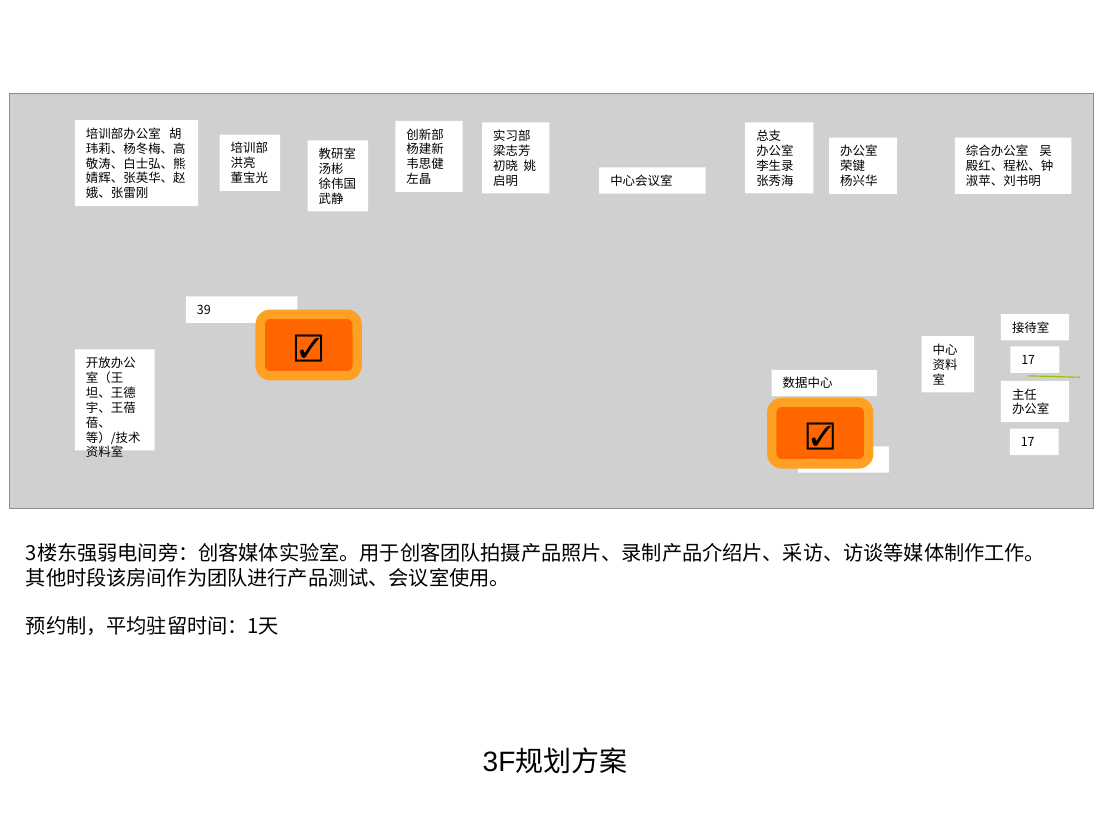
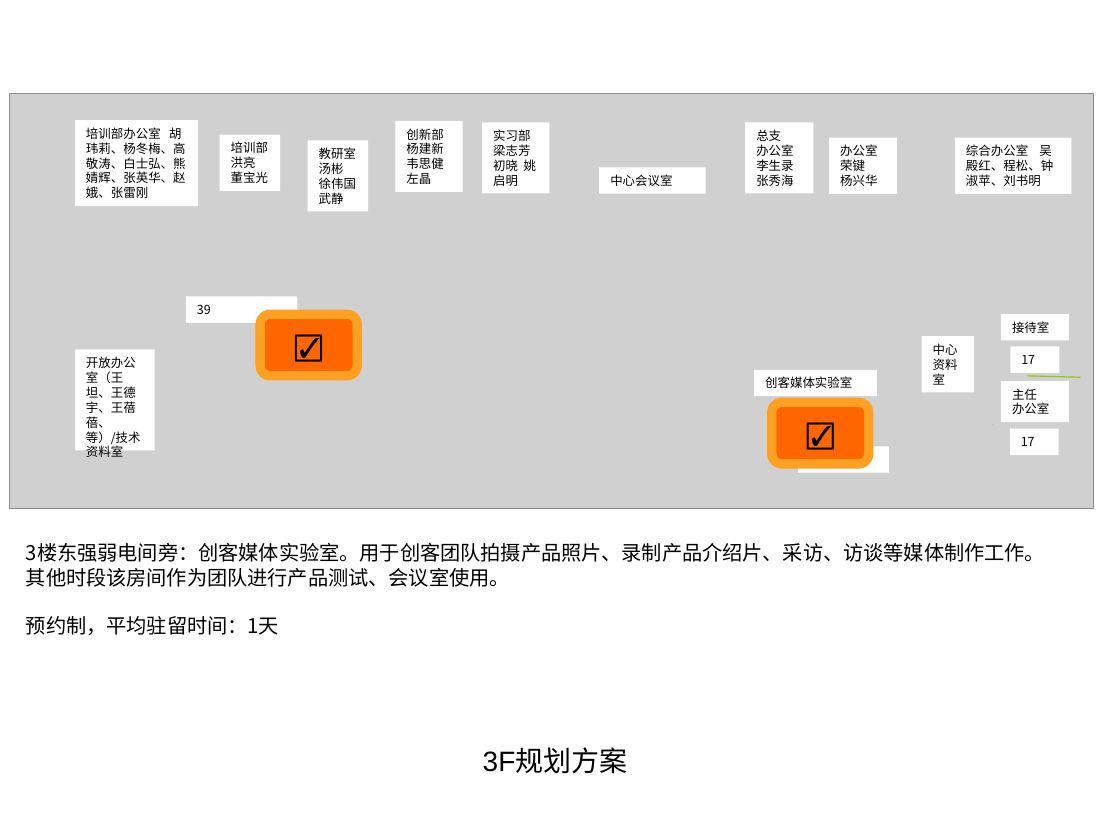
Before and after one commit to woodyme/i.center_my_workzone, a slide deck: slide 4 of 训练中心创客交叉融合空间建设/admin/新大楼规划建设/i.Center李兆基大楼创新部分规划方案 20150731.ppt. Drawn at 1120x840 pixels with LibreOffice and Linux fonts; fonts in the diff are those of the drawing; grey boxes stand for pictures. Boxes give left, top, right and bottom in pixels: in the first picture for what was removed or moved away, otherwise in the second. Text is boxed around its words. In the diff, an @@ line names an element or a change of style, - is before the commit and + after.

```diff
--- a/训练中心创客交叉融合空间建设/admin/新大楼规划建设/i.Center李兆基大楼创新部分规划方案 20150731.ppt
+++ b/训练中心创客交叉融合空间建设/admin/新大楼规划建设/i.Center李兆基大楼创新部分规划方案 20150731.ppt
@@ rectangle "创客媒体实验室": place and size @@
-rectangle "创客媒体实验室" at (772,370,877,396)
+rectangle "创客媒体实验室" at (754,370,877,396)
@@ text in rectangle at (765,376,852,388): text changed @@
-数据中心
+创客媒体实验室
```
Also in this commit, not shown: 1 other slide changed, 1 other file.
